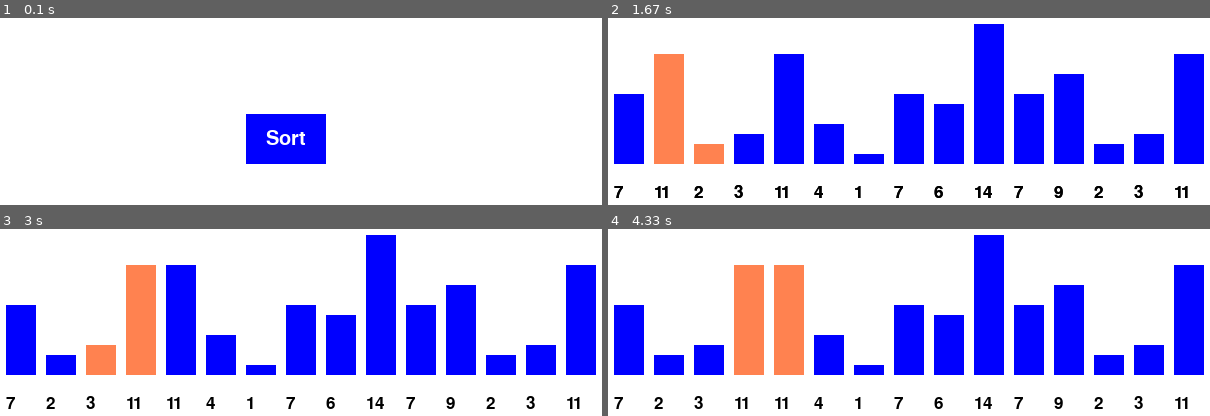
Above: before the commit, frames 1-4 (two rows, left to right).
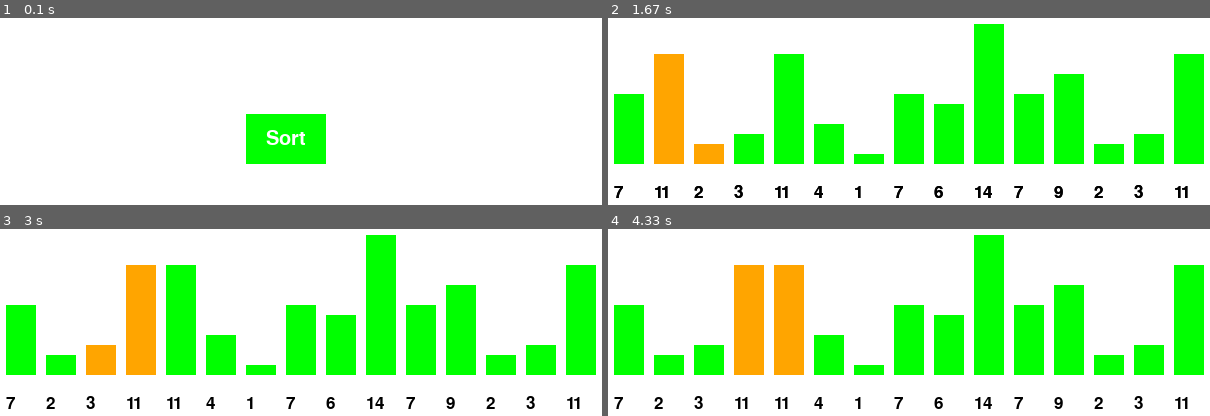
Above: after the commit, the same moments.

Repository: abhivarma174/Algorithm-Visualiser
Game: pygame game, started from bubble_sort_visualizer.py
Same seed, same stepped clock (60 frames per second), same inputs: the game is played once before the commit and once after it.
Inputs:
- Up to frame 1 (0.1 s): no input
- Up to frame 2 (1.67 s): click "Sort" at 0.38 s
- Up to frame 3 (3 s): no input
- Up to frame 4 (4.33 s): no input

The runs differ from the first frame. In frame 1, 3.4% of the frame differs, in the area x 40-55%, y 51-79%; in frame 2, 26%, in the area x 0-100%, y 3-79%; in frame 3, 26%; in frame 4, 26%.

Commit message:
feat: dijkstras algorithm

Diff:
--- /dev/null
+++ b/dijkstra.py
@@ -0,0 +1,172 @@
+import pygame, math
+from queue import PriorityQueue
+from spot import *
+from pygame_utilities import *
+
+# set up
+
+pygame.init()
+screen = pygame.display.set_mode((WIDTH, WIDTH))
+clear_screen(screen)
+
+# input items
+
+ROWS = 50
+
+
+# algorithm
+
+def dijkstras_algorithm(grid, start, end):
+    '''
+    Implements the dijkstra's path finding algorithm between the start and end in the given grid
+    '''
+    open_set = PriorityQueue() # the spots that are yet to be explored, with their distance from start
+    open_set.put((0, start)) # the dist is used to build the heap
+    parent = {} # contains the parent of the spot in the shortest path
+    dist = {spot: float("inf") for row in grid for spot in row} # the distance from start
+    dist[start] = 0
+
+    open_set_hash = {start} # the spots that are yet to explored
+
+    while not open_set.empty():
+        clear_screen(screen)
+
+        current = open_set.get()[1]
+        open_set_hash.remove(current)
+
+        if current == end:
+            reconstruct_path(parent, end)
+            end.make_path()
+            return
+
+        for neighbor in current.neighbors:
+            temp_dist = dist[current] + 1
+
+            if temp_dist < dist[neighbor]:
+                parent[neighbor] = current
+                dist[neighbor] = temp_dist
+                if neighbor not in open_set_hash:
+                    open_set.put((dist[neighbor], neighbor))
+                    open_set_hash.add(neighbor)
+                    neighbor.make_open()
+
+        draw(screen, grid, ROWS, WIDTH)
+
+        if current != start:
+            current.make_closed()
+
+
+# drawing functions
+
+def draw_grid(screen, rows, width):
+    '''
+    Draws the lines in the grid
+    '''
+    gap = width // rows
+    for i in range(rows):
+        pygame.draw.line(screen, GREY, (0, i * gap), (width, i * gap))
+        for j in range(rows):
+            pygame.draw.line(screen, GREY, (j * gap, 0), (j * gap, width))
+
+
+def draw(screen, grid, rows, width):
+    '''
+    Draws the spots with their colors and lines of the grid
+    '''
+    clear_screen(screen)
+
+    for row in grid:
+        for spot in row:
+            spot.draw(screen) # draws the spots, with it's color
+
+    draw_grid(screen, rows, width)
+    pygame.display.update()
+
+
+def reconstruct_path(parent, current):
+    '''
+    Changes the colors of the spots in the shortest path obtained
+    '''
+    # the loop runs while current has a parent
+    #  only start has no parent, so the loop breaks at start
+    while current in parent:
+        current = parent[current]
+        current.make_path()
+    # once we update the colors, we reflect them in the display
+    draw(screen, grid, ROWS, WIDTH)
+
+
+# --
+
+def get_clicked_indices(pos, rows, width):
+    '''
+    Returns the indices of position where the mouse has been clicked
+    '''
+    gap = width // rows
+    y, x = pos
+
+    row = y // gap
+    col = x // gap
+
+    return row, col
+
+
+def create_grid(rows, width):
+    '''
+    Initializes the grid list with spots
+    '''
+    grid = []
+    gap = width // rows
+    for i in range(rows):
+        grid.append([])
+        for j in range(rows):
+            spot = Spot(i, j, gap, rows)
+            grid[i].append(spot)
+
+    return grid
+
+
+if __name__ == '__main__':
+    grid = create_grid(ROWS, WIDTH)
+
+    start = None
+    end = None
+
+    while True:
+        is_clicked = button(screen, 'Start', WIDTH / 2 - 60, HEIGHT / 2 + 50, 90, 50, BLUE, ORANGE)
+        pygame.display.update()
+
+        if is_clicked:
+            break
+
+        check_exit()
+
+    while True:
+        draw(screen, grid, ROWS, WIDTH)
+        for event in pygame.event.get():
+            if event.type == pygame.QUIT:
+                pygame.quit()
+                exit()
+
+            if pygame.mouse.get_pressed()[0]: # draw start, end, block spots on mouse press
+                pos = pygame.mouse.get_pos()
+                row, col = get_clicked_indices(pos, ROWS, WIDTH)
+                spot = grid[row][col]
+                if not start and spot != end:
+                    start = spot
+                    start.make_start()
+
+                elif not end and spot != start:
+                    end = spot
+                    end.make_end()
+
+                elif spot != end and spot != start:
+                    spot.make_barrier()
+
+            if event.type == pygame.KEYDOWN:
+                if event.key == pygame.K_SPACE and start and end:
+                    for row in grid:
+                        for spot in row:
+                            spot.update_neighbors(grid)
+
+                    dijkstras_algorithm(grid, start, end)
--- a/pygame_utilities.py
+++ b/pygame_utilities.py
@@ -5,9 +5,17 @@
 
 WIDTH = 800
 HEIGHT = 600
-BLUE = (0, 0, 255)
-ORANGE = (255,130, 80)
+
+RED = (255, 0, 0)
+GREEN = (0, 255, 0)
+BLUE = (0, 255, 0)
+YELLOW = (255, 255, 0)
 WHITE = (255, 255, 255)
+BLACK = (0, 0, 0)
+PURPLE = (128, 0, 128)
+ORANGE = (255, 165 ,0)
+GREY = (128, 128, 128)
+TURQUOISE = (64, 224, 208)
 
 
 
--- /dev/null
+++ b/spot.py
@@ -0,0 +1,72 @@
+import pygame
+from pygame_utilities import *
+
+class Spot:
+	def __init__(self, row, col, width, total_rows):
+		self.row = row
+		self.col = col
+		self.x = row * width
+		self.y = col * width
+		self.color = WHITE
+		self.neighbors = []
+		self.width = width
+		self.total_rows = total_rows
+
+	def get_pos(self):
+		return self.row, self.col
+
+	def is_closed(self):
+		return self.color == RED
+
+	def is_open(self):
+		return self.color == GREEN
+
+	def is_barrier(self):
+		return self.color == BLACK
+
+	def is_start(self):
+		return self.color == ORANGE
+
+	def is_end(self):
+		return self.color == TURQUOISE
+
+	def reset(self):
+		self.color = WHITE
+
+	def make_start(self):
+		self.color = ORANGE
+
+	def make_closed(self):
+		self.color = RED
+
+	def make_open(self):
+		self.color = GREEN
+
+	def make_barrier(self):
+		self.color = BLACK
+
+	def make_end(self):
+		self.color = TURQUOISE
+
+	def make_path(self):
+		self.color = PURPLE
+
+	def draw(self, win):
+		pygame.draw.rect(win, self.color, (self.x, self.y, self.width, self.width))
+
+	def update_neighbors(self, grid):
+		self.neighbors = []
+		if self.row < self.total_rows - 1 and not grid[self.row + 1][self.col].is_barrier(): # DOWN
+			self.neighbors.append(grid[self.row + 1][self.col])
+
+		if self.row > 0 and not grid[self.row - 1][self.col].is_barrier(): # UP
+			self.neighbors.append(grid[self.row - 1][self.col])
+
+		if self.col < self.total_rows - 1 and not grid[self.row][self.col + 1].is_barrier(): # RIGHT
+			self.neighbors.append(grid[self.row][self.col + 1])
+
+		if self.col > 0 and not grid[self.row][self.col - 1].is_barrier(): # LEFT
+			self.neighbors.append(grid[self.row][self.col - 1])
+
+	def __lt__(self, other): # for inserting in priority queue
+		return False
